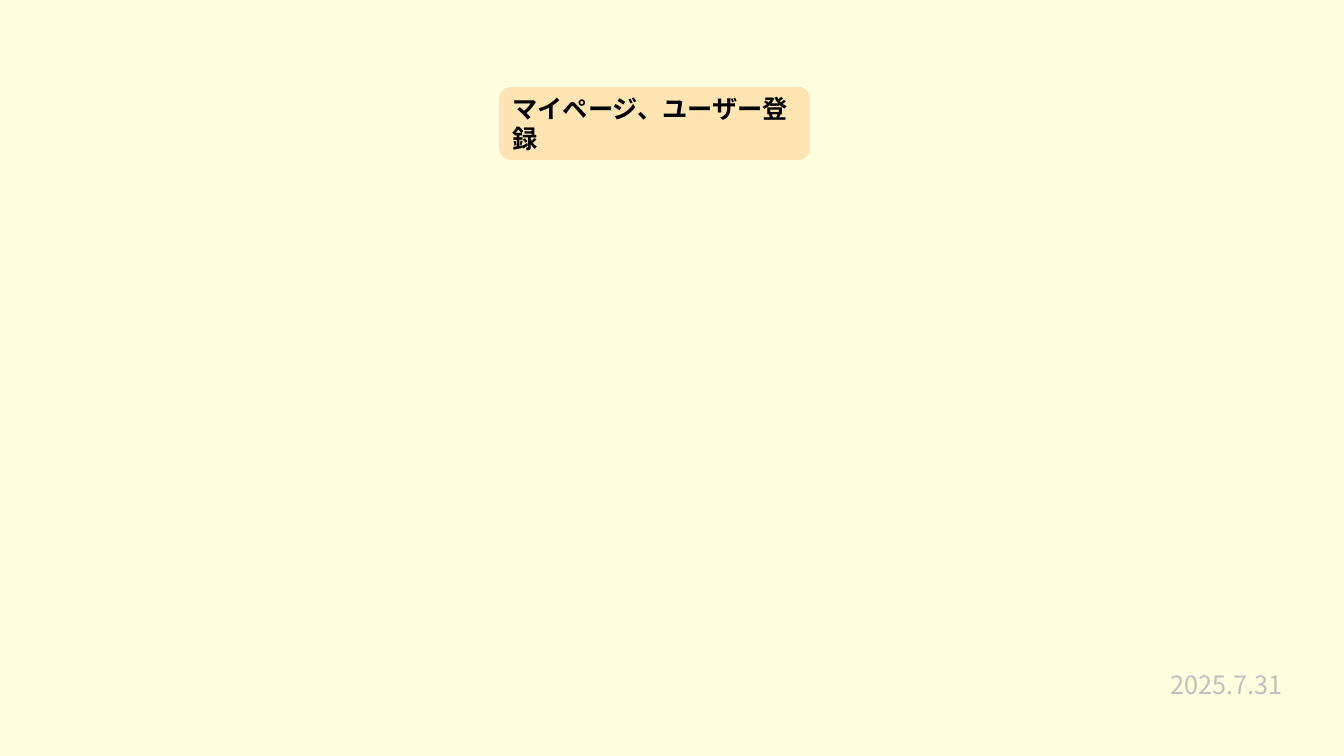
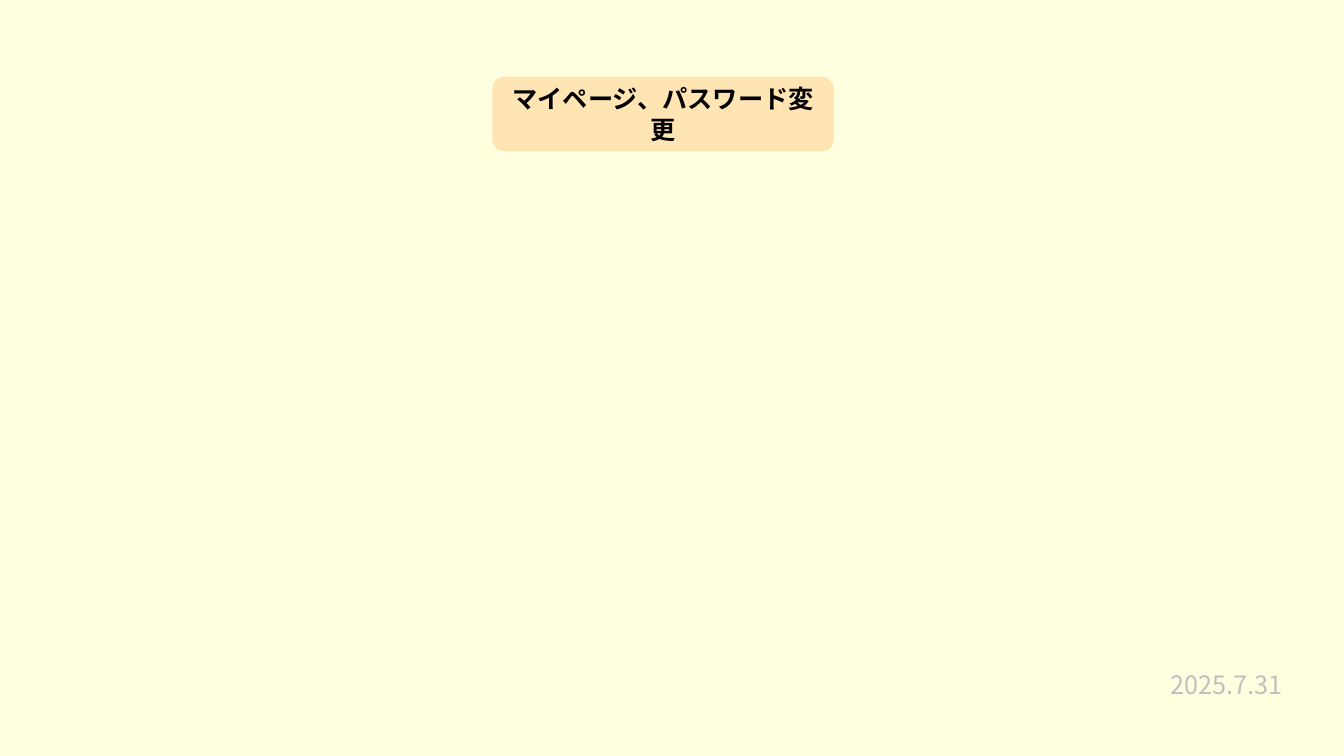
Before and after one commit to plusdojo2025/a2-7, a slide deck: slide 6 of 発表準備/7月成果発表会.pptx (slide 7 before the commit). Drawn at 1344x756 pixels with LibreOffice and Linux fonts; fonts in the diff are those of the drawing. Boxes give left, top, right and bottom in pixels: in the first picture for what was removed or moved away, otherwise in the second. Text is boxed around its words. In the diff, an @@ line names an element or a change of style, - is before the commit and + after.

Commit message:
新規登録更新

```diff
--- a/発表準備/7月成果発表会.pptx
+++ b/発表準備/7月成果発表会.pptx
@@ rounded rectangle "マイページ、パスワード変更": place and size @@
-rounded rectangle "マイページ、パスワード変更" at [499,87,811,159]
+rounded rectangle "マイページ、パスワード変更" at [492,77,834,151]
@@ text in rounded rectangle at [513,86,814,141]: text changed @@
-マイページ、ユーザー登録
+マイページ、パスワード変更
```
Also in this commit, not shown: 7 other slides changed, 2 other files.
